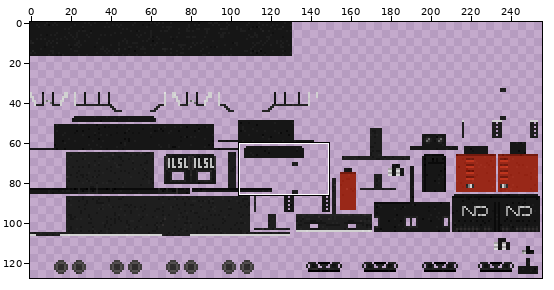
Edited in one commit: sprite sheet (src/main/resources/assets/tc/textures/trains/gp7_Black.png). The first picture is a wide view before the edit; the outline marks the close-up.
Close-up. As it was:
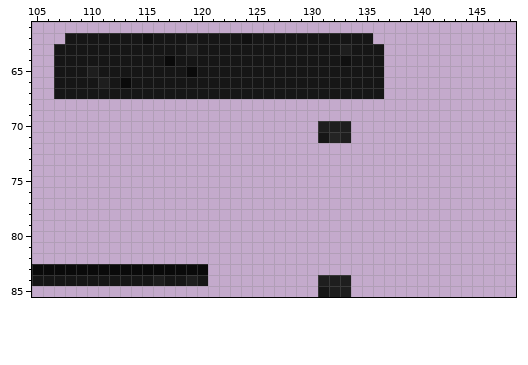
The file is 256x128 pixels. Colours within 5 levels of each other are drawn and written as one. Shown: x 105..148, y 61..85. The commit also changed other parts of the picture, which this record leaves out.
After the commit:
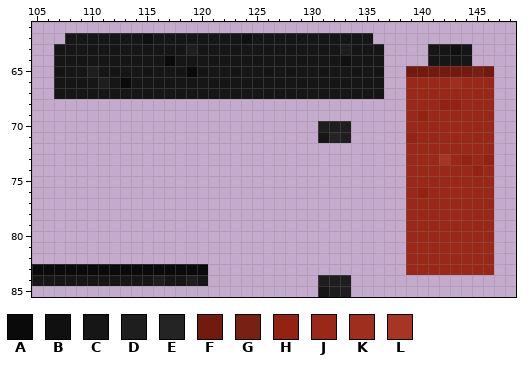
Palette (. is transparent): A #0a0a0a  B #101010  C #161616  D #1e1e1e  E #242424  F #721a0e  G #782014  H #932212  J #992818  K #9f2e1e  L #a63525
The exact change:
Colour B now appears in row 63 at x 143.
Colour C now appears in row 63 at x 141 to 142 and 144; in row 64 at x 141 to 144.
Colour F now appears in row 65 at x 139 to 144 and 146.
Colour G now appears in row 65 at x 145.
Colour H now appears in row 68 at x 142 to 143; in row 69 at x 140; in row 71 at x 139; in row 73 at x 144 and 146; in row 74 at x 145; in row 76 at x 140.
Colour J now appears in row 66 at x 139 to 142 and 144 to 146; in row 67 at x 139 to 146; in row 68 at x 139 to 141 and 144 to 146; in row 69 at x 139 and 141 to 146; in row 70 at x 139 to 146; in row 71 at x 140 to 146.
Colour J now appears in row 72 at x 139 to 146; in row 73 at x 139 to 141, 143 and 145; in row 74 at x 139 to 144 and 146; in row 75 at x 139 to 146; in row 76 at x 139 and 141 to 146; in rows 77 to 83 at x 139 to 146.
Colour K now appears in row 66 at x 143.
Colour L now appears in row 73 at x 142.
Where, in picture pixels (left, top, right, bottom), the same in both close-ups:
added: (406, 44, 494, 275)
